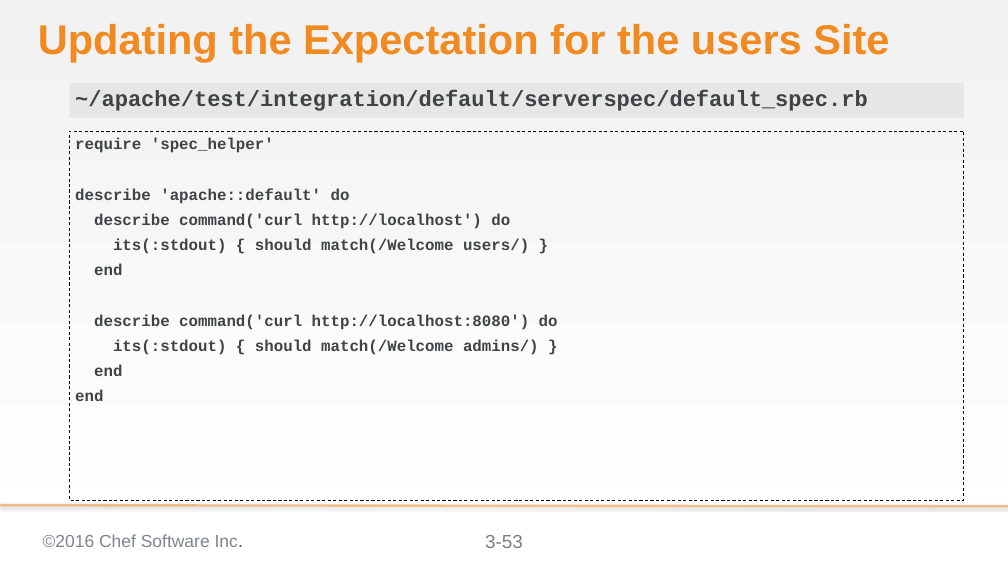
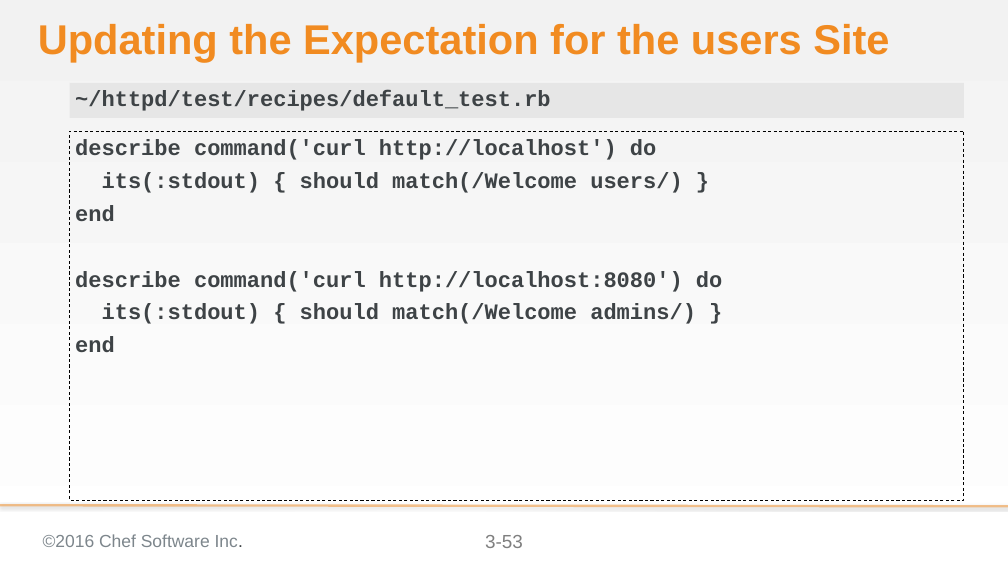
Before and after one commit to chef-training/extending_cookbooks, a slide deck: slide 53 of 03-creating_a_custom_resource.pptx. Drawn at 1008x567 pixels with LibreOffice and Linux fonts; fonts in the diff are those of the drawing; background and template pictures are left out. Boxes give left, top, right and bottom in pixels: in the first picture for what was removed or moved away, otherwise in the second. Text is boxed around its words. In the diff, an @@ line names an element or a change of style, - is before the commit and + after.

Commit message:
Updates to InSpec, the output, cookbook name, and hash syntax
* Changed ServerSpec to InSpec
* Changed ouput to show InSpec feedback from Test Kitchen
* Updated ChefSpec output as well though it was only warnings that were removed
* Renamed the cookbook to 'httpd' so that it works with the TDD content
* Decided to use the newer Ruby hash syntax in all locations

```diff
--- a/03-creating_a_custom_resource.pptx
+++ b/03-creating_a_custom_resource.pptx
@@ text at [75,90,551,111]: text changed @@
-~/apache/test/integration/default/serverspec/default_spec.rb
+~/httpd/test/recipes/default_test.rb
@@ text "describe command('curl http://localhost') do" at [70,131,964,500]: size 20 to 28 pt @@
@@ text at [75,138,350,204]: paragraphs removed @@
-require 'spec_helper'
-describe 'apache::default' do
@@ text at [75,390,103,401]: paragraph removed @@
-end
```
Also in this commit, not shown: 41 other slides changed.
